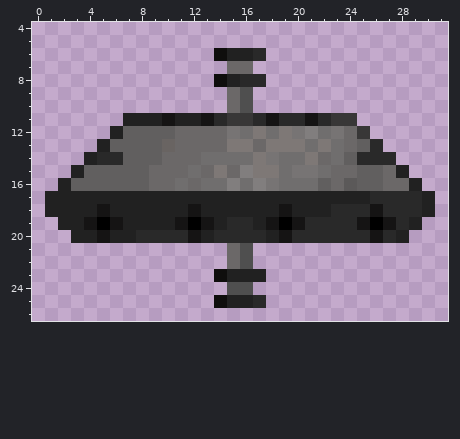
File history of a pixel-art sprite, Resources/Textures/Structures/Power/Generation/solar_panel.rsi/solar_assembly_uncabled.png. The picture above is the old version.
The file is 32x32 pixels. Colours within 5 levels of each other are drawn and written as one. Shown: x 0..31, y 4..26.
New version:
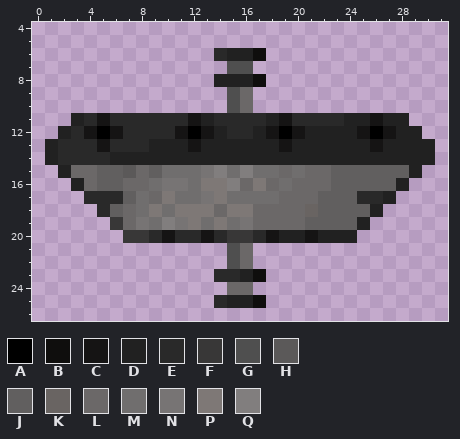
Palette (. is transparent): A #000000  B #0f0e0d  C #151414  D #212121  E #292929  F #383737  G #4f4f4f  H #5b5959  J #615f5f  K #696462  L #6b6868  M #706e6e  N #777474  P #7e7876  Q #817e7e
What changed:
Changed rows in their new state; - is an unchanged pixel.
first column x 1:
 6 -------------E--B-------------
 7 --------------GG--------------
 8 -------------D-DB-------------
 9 --------------GL--------------
10 --------------GL--------------
11 --DECEEEEEECD-EE-DC-E-EDDCDD--
12 -DECACEEEECACDEEDCACDDDDCACDD-
13 DEEECEEEDDDCDDDDDDCDDDDDDCDDDD
14 DEEE-DDDDDDDDDDDDDDDDDDDDDDDDD
15 -DLL--HLJMM-NQM-MMLMLLJJ--JJD-
16 -.DL--LLMNNMPP-LPL-LLLJJ--JD.-
17 ...EEEJMLPMMNPMMMMLLLJJJE-D...
18 ....EJLMPMPPPLPPLLLLKJJJJD....
19 -....FLNMQNPMPMNLLLLJJJJD....-
20 --....FF-C-EC-FF-CDDCDDD....--
21 --------------GL--------------
22 --------------GL--------------
23 -------------EE-B-------------
24 --------------LL--------------
25 -------------E--B-------------
